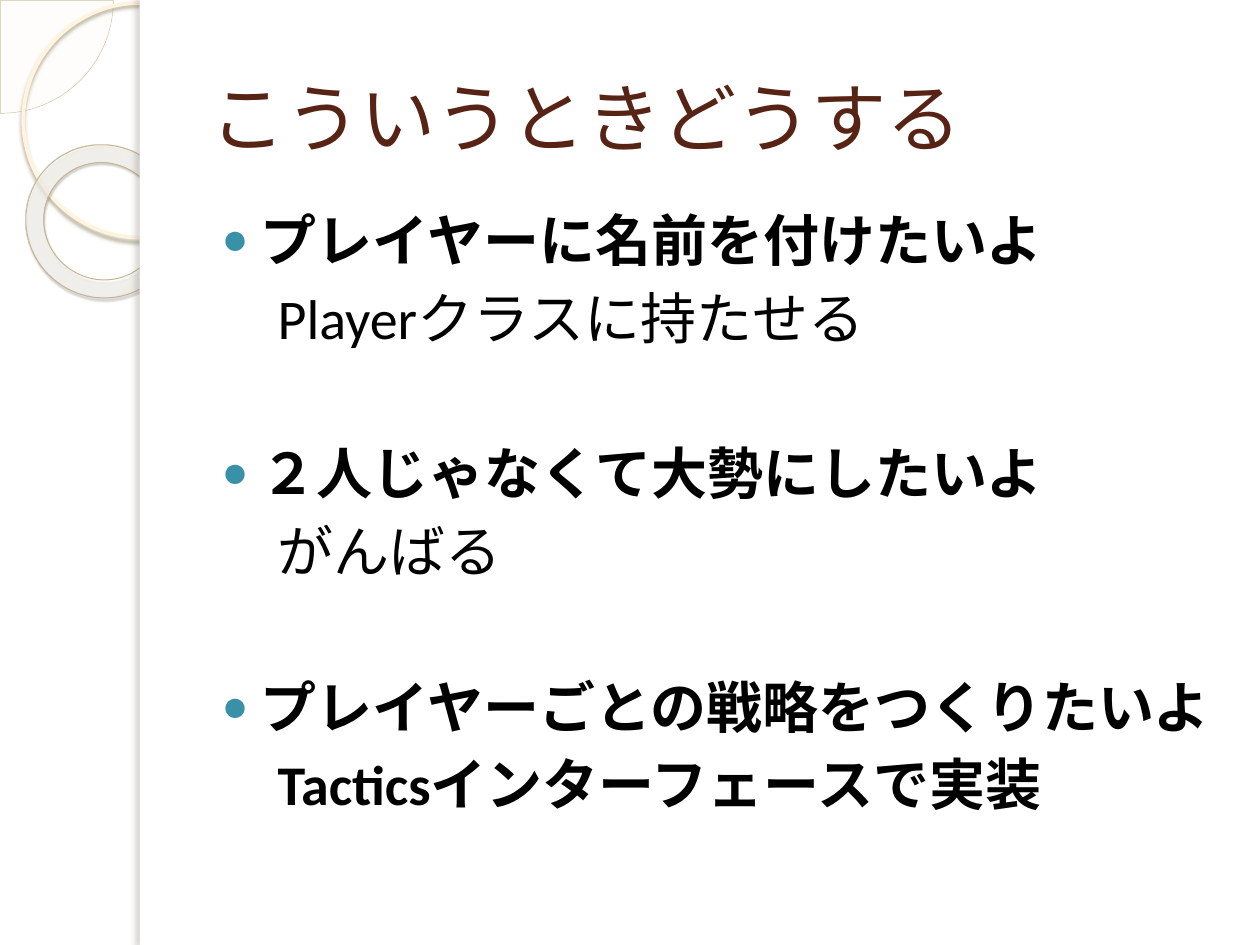
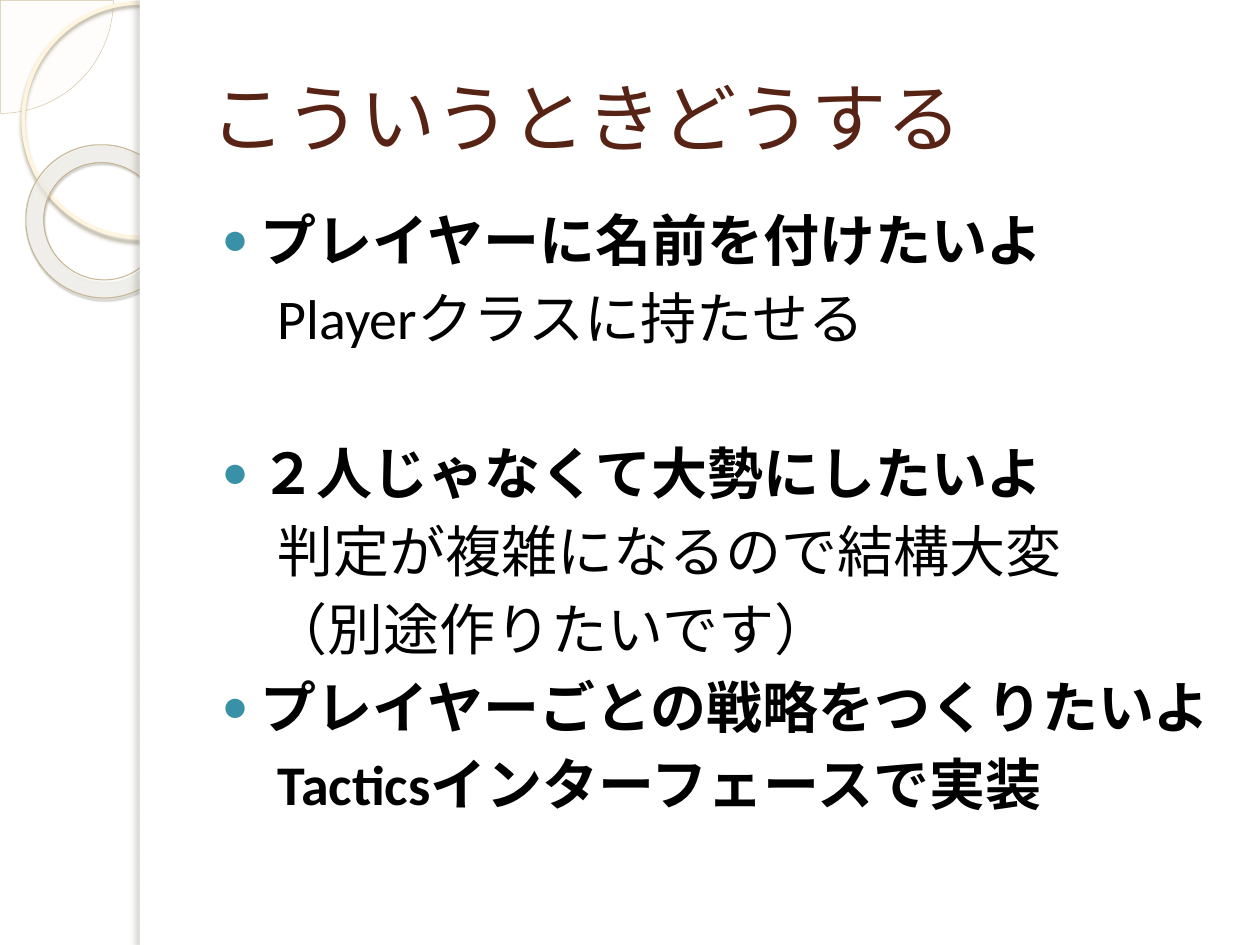
Before and after one commit to yuridonus/FEstudy, a slide deck: slide 27 of objectStudy.pptx (slide 17 before the commit). Drawn at 1260x945 pixels with LibreOffice and Linux fonts; fonts in the diff are those of the drawing; background and template pictures are left out. Boxes give left, top, right and bottom in pixels: in the first picture for what was removed or moved away, otherwise in the second. Text is boxed around its words. In the diff, an @@ line names an element or a change of style, - is before the commit and + after.

```diff
--- a/objectStudy.pptx
+++ b/objectStudy.pptx
@@ text at (x1=272, y1=524, x2=1062, y2=655): text changed @@
-がんばる
+判定が複雑になるので結構大変
+（別途作りたいです）
```
Also in this commit, not shown: 12 other slides changed, 15 slides added, 5 slides removed.
